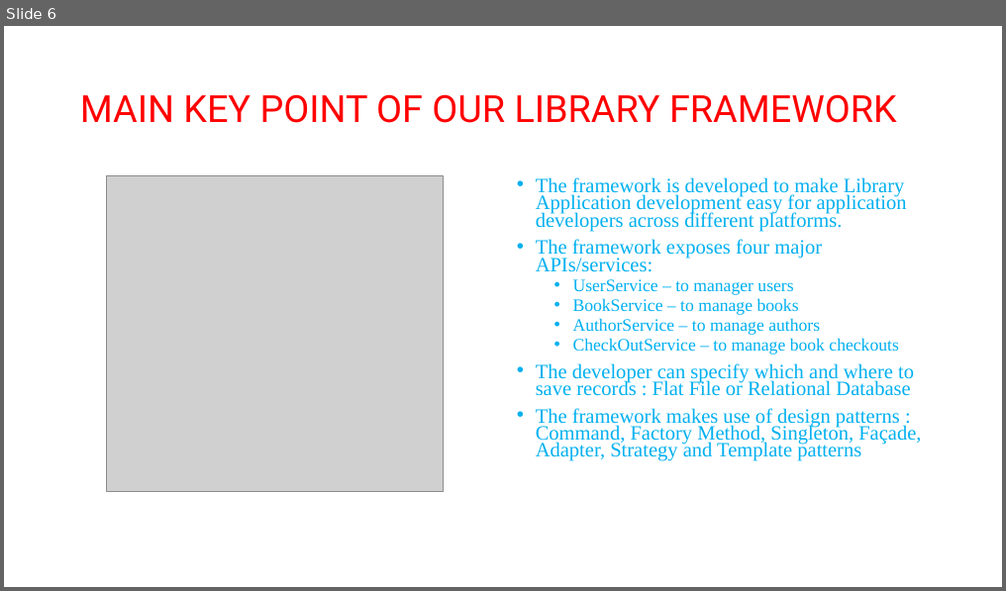
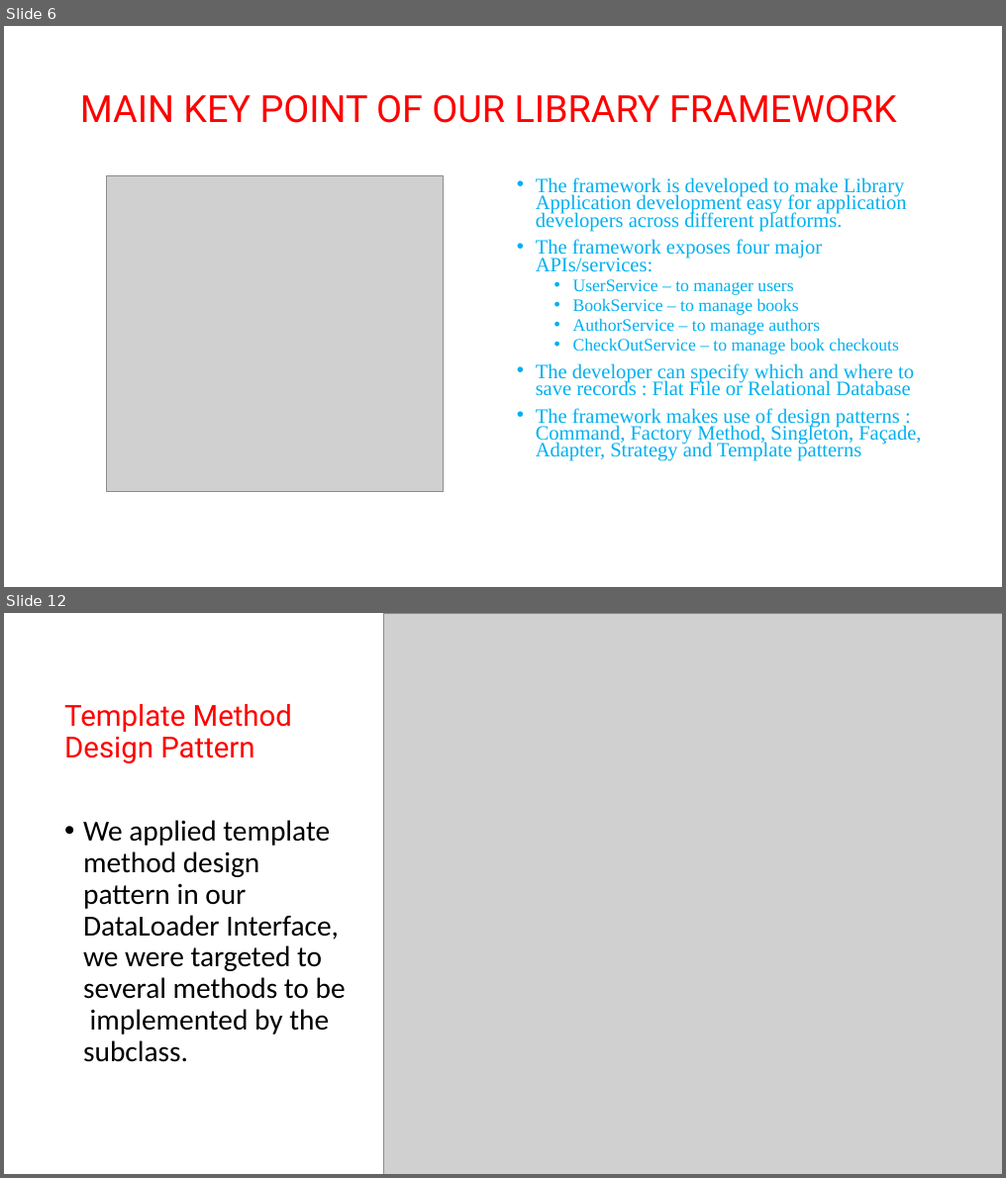
Before and after one commit to asdprojectlibrary/FrameworkLibraryProject, a slide deck: New Microsoft PowerPoint Presentation1.pptx. Shown one above the other, each under a label of ours: slide 6 before the commit, slides 6 and 12 after it; the slides between them are not shown. The pictures are 1006x591 and 1006x1178 pixels, drawn with LibreOffice and Linux fonts; fonts in the diff are those of the drawing; grey boxes stand for pictures. Boxes give left, top, right and bottom in pixels: in the first picture for what was removed or moved away, otherwise in the second. Text is boxed around its words. In the diff, an @@ line names an element or a change of style, - is before the commit and + after.

```diff
--- a/New Microsoft PowerPoint Presentation1.pptx
+++ b/New Microsoft PowerPoint Presentation1.pptx
@@ slide 12 added at (x1=4, y1=613, x2=1002, y2=1174), background #FFFFFF @@
@@ picture added at (x1=383, y1=613, x2=1002, y2=1174) @@
@@ title added at (x1=64, y1=704, x2=292, y2=763), 28 pt, text #FF0000 @@
+Template Method Design Pattern
@@ text added at (x1=83, y1=820, x2=346, y2=1062), 28 pt, text #000000 @@
+• We applied template method design pattern in our DataLoader Interface, we were targeted to several methods to be implemented by the subclass.
```
Also in this commit, not shown: 6 slides changed, 1 other slide added, 2 slides removed.
